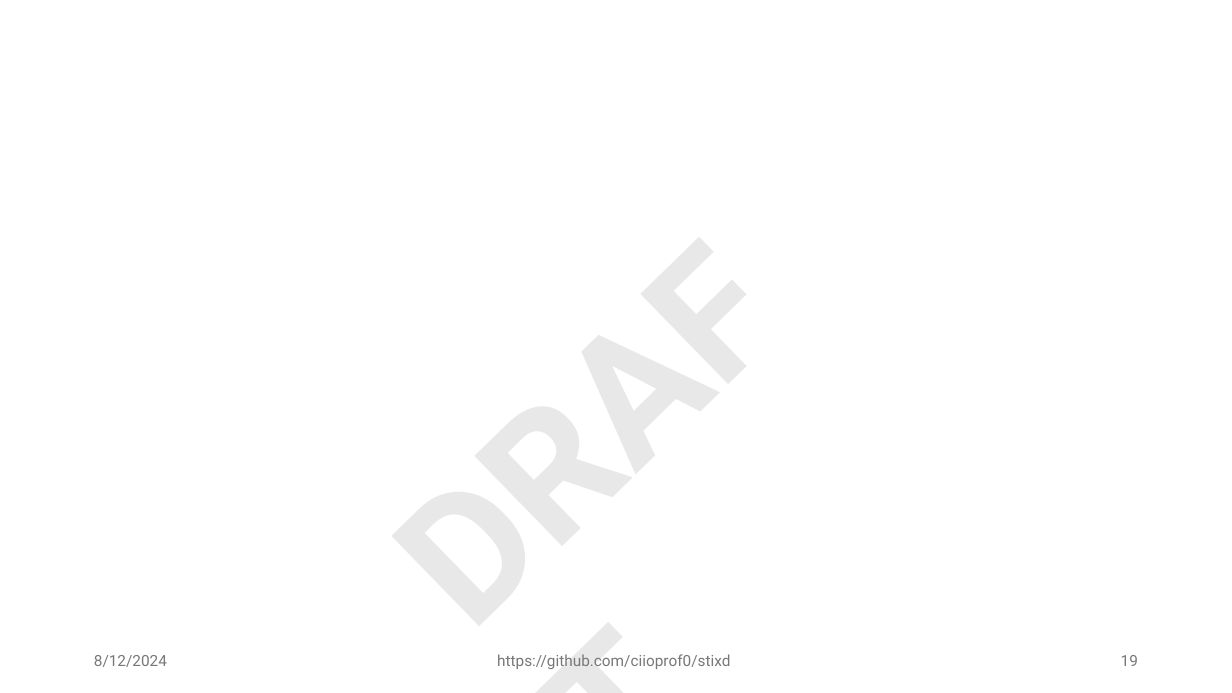
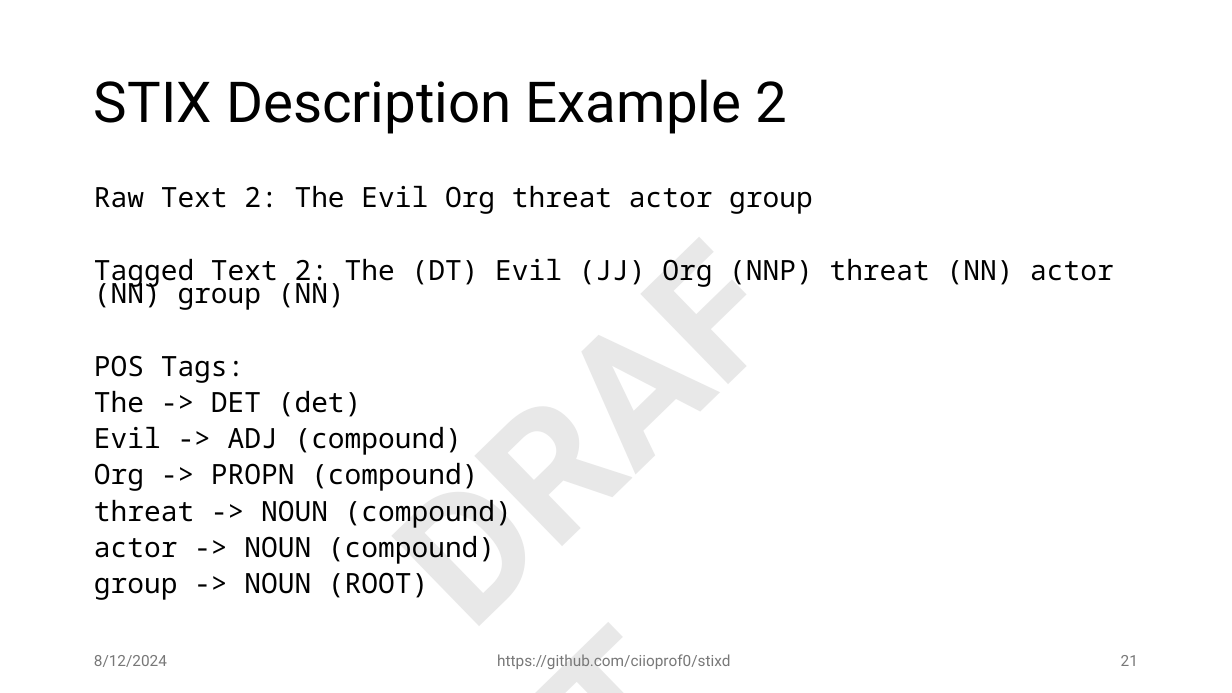
Before and after one commit to ciioprof0/stixd, a slide deck: slide 21 of info523/slides/stixd_demo.pptx (slide 19 before the commit). Drawn at 1232x693 pixels with LibreOffice and Linux fonts; fonts in the diff are those of the drawing. Boxes give left, top, right and bottom in pixels: in the first picture for what was removed or moved away, otherwise in the second. Text is boxed around its words. In the diff, an @@ line names an element or a change of style, - is before the commit and + after.

```diff
--- a/info523/slides/stixd_demo.pptx
+++ b/info523/slides/stixd_demo.pptx
@@ title added at (94, 79, 787, 134), 44 pt, text #000000 @@
+STIX Description Example 2
@@ text added at (94, 185, 1114, 600), 21.7 pt, text #000000 @@
+Raw Text 2: The Evil Org threat actor group
+Tagged Text 2: The (DT) Evil (JJ) Org (NNP) threat (NN) actor (NN) group (NN)
+POS Tags:
+The -> DET (det)
+Evil -> ADJ (compound)
+Org -> PROPN (compound)
+threat -> NOUN (compound)
+actor -> NOUN (compound)
+group -> NOUN (ROOT)
@@ page number at (1121, 655, 1138, 666): text changed @@
-19
+21
```
Also in this commit, not shown: 1 other slide changed, 6 slides added, 3 other files.
